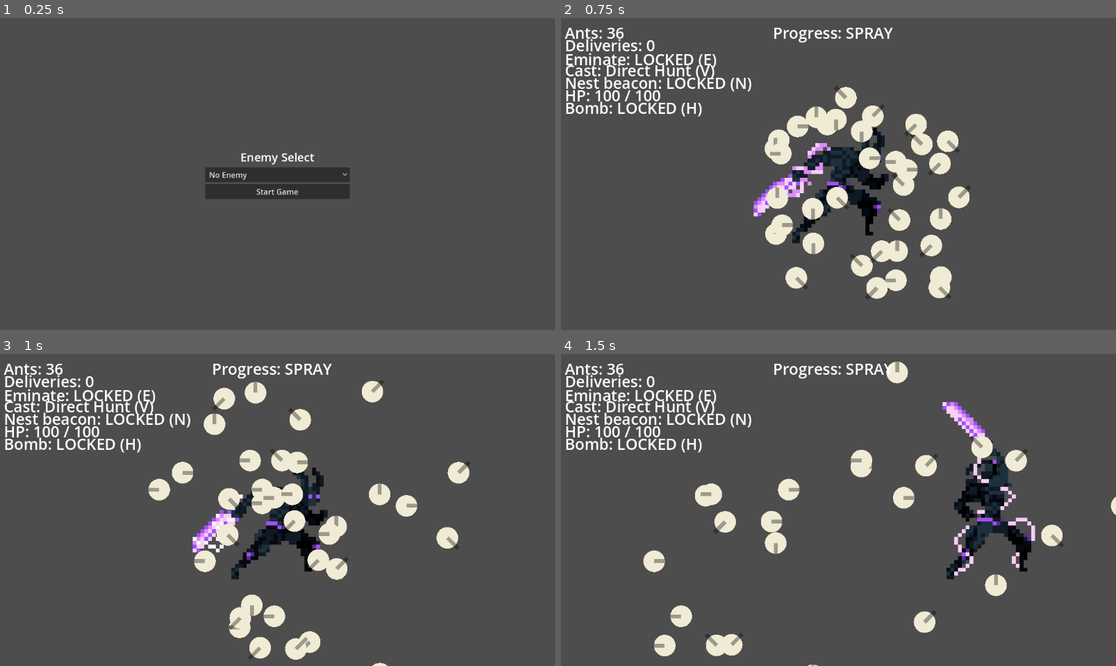
Above: before the commit, frames 1-4 (two rows, left to right).
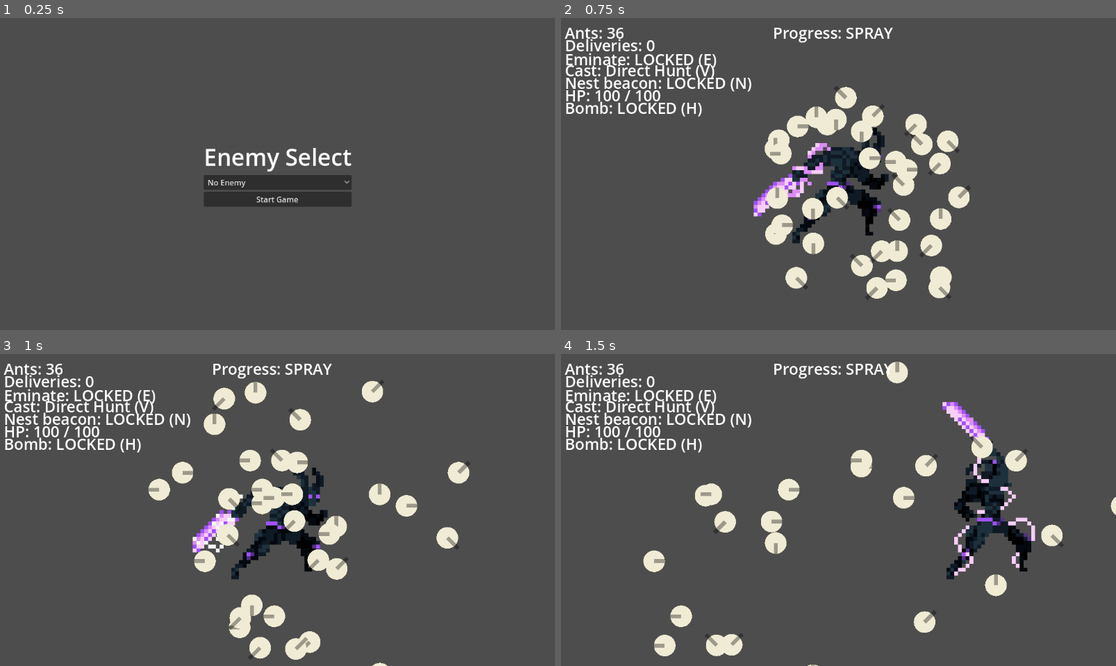
Above: after the commit, the same moments.

Repository: Luffy-design-AJ/Projects-MIT
Game: Godot game, scene res://main_menu.tscn
Same seed, same stepped clock (60 frames per second), same inputs: the game is played once before the commit and once after it.
Inputs (mouse positions are in pixels of both pictures, inside the frame that each line leads up to):
- Up to frame 1 (0.25 s): no input
- Up to frame 2 (0.75 s): click "Start Game" at 0.5 s
- Up to frame 3 (1 s): no input
- Up to frame 4 (1.5 s): tap Enter at 1.25 s; move the mouse to (960, 494) at 1.27 s; hold Right (move_right) from 1.28 s (still down); tap C (Attack) at 1.35 s

The runs differ from the first frame. In frame 1, 2.3% of the frame differs, in the area x 36-64%, y 41-61%; in frame 2, nothing differs; in frame 3, nothing differs; in frame 4, nothing differs.

Commit message:
Increase menu title text size to 48 (2x)

Diff:
--- a/main_menu.tscn
+++ b/main_menu.tscn
@@ -31,7 +31,7 @@
 layout_mode = 2
 text = "Enemy Select"
 horizontal_alignment = 1
-theme_override_font_sizes/font_size = 24
+theme_override_font_sizes/font_size = 48
 
 [node name="OptionButton" type="OptionButton" parent="VBoxContainer"]
 layout_mode = 2
